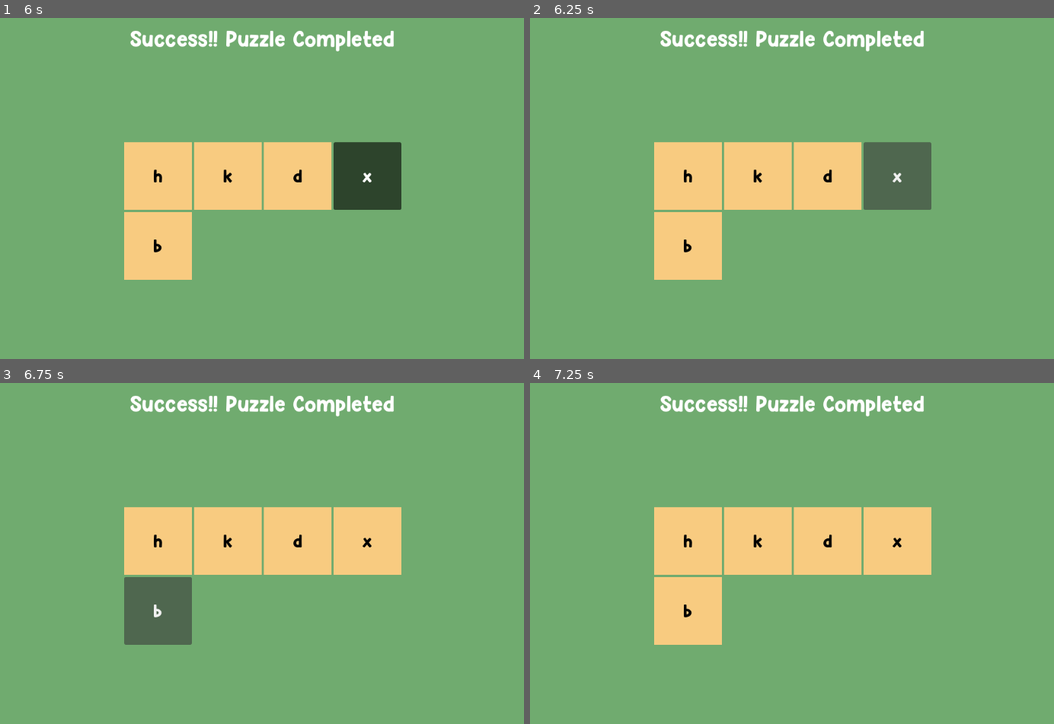
Above: before the commit, frames 1-4 (two rows, left to right).
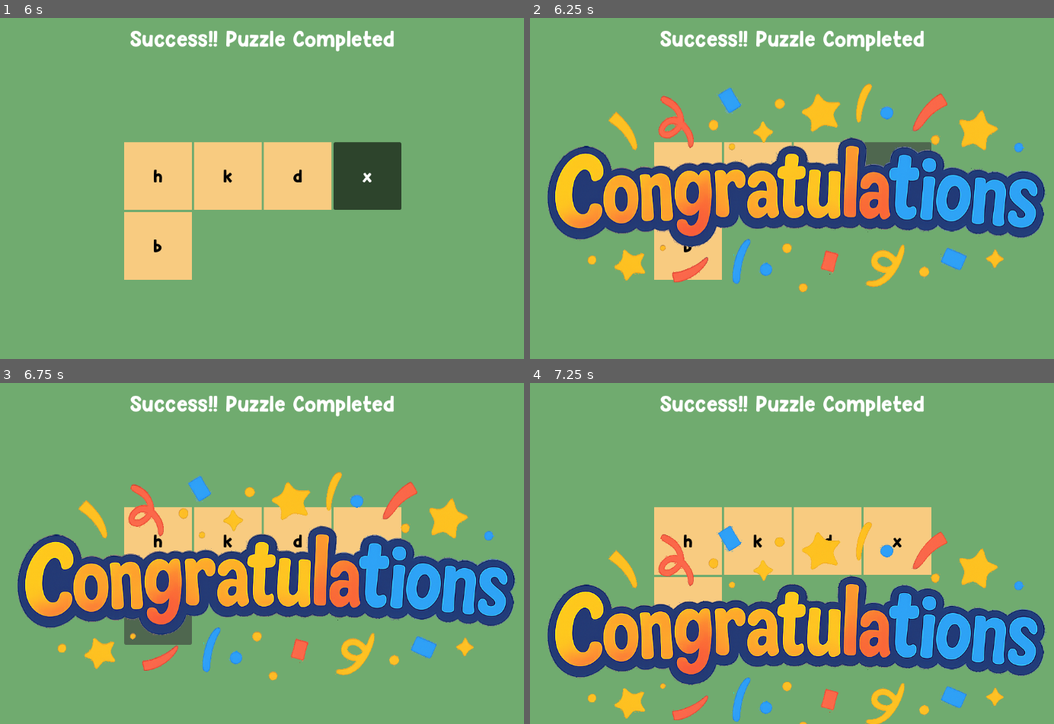
Above: after the commit, the same moments.

Repository: yvenspinto13/detective_q
Game: Godot game, scene res://scenes/LetterHuntScene.tscn
The game is run twice, just before and just after one commit, with the same random seed, the same clock (stepped at 60 frames per second) and the same inputs. This scene is started directly instead of the project's main scene.
Inputs (mouse positions are in pixels of both pictures, inside the frame that each line leads up to):
- Up to frame 1 (6 s): click "p" at 0.5 s; click "q" at 1.25 s; click "q" at 2 s; click "p" at 2.75 s; click "p" at 3.5 s; click "q" at 4.25 s; click "q" at 5 s; move the mouse to (398, 171) at 5.77 s; hold Right (ui_right) from 5.78 s (still down); click (398, 171) at 5.92 s
- Up to frame 2 (6.25 s): keep holding Right (ui_right)
- Up to frame 3 (6.75 s): release Right (ui_right) at 6.5 s; drag from (141, 570) to (230, 621) at 6.52 s
- Up to frame 4 (7.25 s): no input

Frame 1 is identical in both runs. In frame 2, 24% of the frame differs, in the area x 3-99%, y 19-81%; in frame 3, 24%; in frame 4, 24%.

Commit message:
fix: added congratulations

Diff:
--- /dev/null
+++ b/node_2d.tscn
@@ -0,0 +1,61 @@
+[gd_scene load_steps=11 format=3 uid="uid://cifphd8cg1xm6"]
+
+[ext_resource type="Texture2D" uid="uid://x0fbdjl6dwsa" path="res://assets/tiles/grass-tile.png" id="1_0e48y"]
+[ext_resource type="Texture2D" uid="uid://bg1g0jm76wgpl" path="res://assets/objects/lock-gate.png" id="1_epypp"]
+[ext_resource type="Script" uid="uid://dqx1xxautyunl" path="res://main.gd" id="1_kdubu"]
+[ext_resource type="Texture2D" uid="uid://blefc707rpeh6" path="res://assets/tiles/path-tile.png" id="2_epypp"]
+[ext_resource type="Texture2D" uid="uid://3rap63tn6kb1" path="res://assets/objects/detective.png" id="4_0hol4"]
+[ext_resource type="Script" uid="uid://bkjibyyx81xuk" path="res://detective_character_body_2d.gd" id="4_q6r6c"]
+
+[sub_resource type="TileSetAtlasSource" id="TileSetAtlasSource_0hol4"]
+resource_name = "gate"
+texture = ExtResource("1_epypp")
+texture_region_size = Vector2i(128, 128)
+0:0/0 = 0
+1:0/0 = 0
+0:1/0 = 0
+0:1/0/physics_layer_0/polygon_0/points = PackedVector2Array(45, -37, 45, 1, 64, 1, 64, -37)
+1:1/0 = 0
+1:1/0/physics_layer_0/polygon_0/points = PackedVector2Array(-64, -37, -64, 2, -43, 2, -43, -36)
+
+[sub_resource type="TileSetAtlasSource" id="TileSetAtlasSource_q6r6c"]
+texture = ExtResource("1_0e48y")
+texture_region_size = Vector2i(128, 128)
+0:0/0 = 0
+
+[sub_resource type="TileSetAtlasSource" id="TileSetAtlasSource_kdubu"]
+texture = ExtResource("2_epypp")
+texture_region_size = Vector2i(128, 128)
+0:0/0 = 0
+
+[sub_resource type="TileSet" id="TileSet_kdubu"]
+tile_size = Vector2i(128, 128)
+physics_layer_0/collision_layer = 1
+sources/7 = SubResource("TileSetAtlasSource_q6r6c")
+sources/8 = SubResource("TileSetAtlasSource_kdubu")
+sources/10 = SubResource("TileSetAtlasSource_0hol4")
+
+[node name="Node2D" type="Node2D"]
+script = ExtResource("1_kdubu")
+
+[node name="TileMap" type="TileMap" parent="."]
+tile_set = SubResource("TileSet_kdubu")
+collision_visibility_mode = 1
+format = 2
+layer_0/name = "ground"
+layer_0/tile_data = PackedInt32Array(131072, 8, 0, 131073, 8, 0, 131074, 8, 0, 131075, 8, 0, 131076, 8, 0, 196612, 8, 0, 262148, 8, 0, 65540, 8, 0, 4, 8, 0, 131077, 8, 0, 131078, 8, 0, 131079, 8, 0, 131080, 8, 0, 131081, 8, 0, 196608, 7, 0, 196609, 7, 0, 262145, 7, 0, 262144, 7, 0, 262146, 7, 0, 196610, 7, 0, 196611, 7, 0, 262147, 7, 0, 65536, 7, 0, 0, 7, 0, 1, 7, 0, 65537, 7, 0, 65538, 7, 0, 2, 7, 0, 3, 7, 0, 65539, 7, 0, 196613, 7, 0, 262149, 7, 0, 262150, 7, 0, 196614, 7, 0, 196615, 7, 0, 262151, 7, 0, 262152, 7, 0, 196616, 7, 0, 196617, 7, 0, 262153, 7, 0, 65545, 7, 0, 65544, 7, 0, 65542, 7, 0, 65541, 7, 0, 5, 7, 0, 6, 7, 0, 7, 7, 0, 65543, 7, 0, 8, 7, 0, 9, 7, 0)
+layer_1/name = "infra"
+layer_1/tile_data = PackedInt32Array(2, 10, 0, 65538, 10, 1, 3, 65546, 0, 65539, 65546, 1)
+
+[node name="CharacterBody2D" type="CharacterBody2D" parent="."]
+position = Vector2(-209, -866)
+collision_layer = 2
+script = ExtResource("4_q6r6c")
+metadata/_edit_group_ = true
+
+[node name="Sprite2D" type="Sprite2D" parent="CharacterBody2D"]
+position = Vector2(308, 1103)
+texture = ExtResource("4_0hol4")
+
+[node name="CollisionPolygon2D" type="CollisionPolygon2D" parent="CharacterBody2D"]
+polygon = PackedVector2Array(269, 992, 227, 1100, 232, 1172, 227, 1218, 353, 1222, 372, 1107, 388, 1062, 361, 1020, 305, 974)
--- /dev/null
+++ b/scenes/Congratulations.tscn
@@ -0,0 +1,10 @@
+[gd_scene load_steps=2 format=3 uid="uid://c8smskk8gku2b"]
+
+[ext_resource type="Texture2D" uid="uid://dds1b12jb7tk7" path="res://assets/Congratulations.png" id="1_jjwvr"]
+
+[node name="Congratulations" type="Node2D"]
+
+[node name="Sprite2D" type="Sprite2D" parent="."]
+position = Vector2(568, 315.25)
+scale = Vector2(1.19727, 0.989019)
+texture = ExtResource("1_jjwvr")
--- /dev/null
+++ b/scenes/LetterHuntScene.gd
@@ -0,0 +1,48 @@
+extends Node2D
+
+signal puzzle_completed(clue_id: String)
+
+@onready var letters_container = $LettersContainer
+@onready var feedback_label = $Feedback
+@onready var basket = $Basket
+
+# Game config
+var target_letter = "p"
+var distractor_letter = "q"
+var total_targets = 5
+var collected_targets = 0
+
+func _ready():
+	spawn_letters()
+	feedback_label.text = "Find all the '%s' letters!" % target_letter
+
+func spawn_letters():
+	letters_container.queue_free_children()  # clean old
+
+	var positions = [
+		Vector2(200, 200), Vector2(400, 250), Vector2(600, 300),
+		Vector2(300, 400), Vector2(500, 450), Vector2(700, 200)
+	]
+	positions.shuffle()
+
+	for i in range(total_targets + 3): # add some distractors
+		var letter = target_letter if i < total_targets else distractor_letter
+		var btn = Button.new()
+		btn.text = letter
+		btn.position = positions[i % positions.size()]
+		btn.pressed.connect(Callable(self, "_on_letter_pressed").bind(btn, letter))
+		letters_container.add_child(btn)
+
+func _on_letter_pressed(button: Button, letter: String):
+	if letter == target_letter:
+		button.disabled = true
+		button.modulate = Color(0,1,0)  # green
+		collected_targets += 1
+		feedback_label.text = "Great! Found %s/%s" % [collected_targets, total_targets]
+		if collected_targets == total_targets:
+			feedback_label.text = "✅ Puzzle solved!"
+			emit_signal("puzzle_completed", "signboard")  # clue points to treehouse
+	else:
+		feedback_label.text = "❌ Oops, that's a '%s' not a '%s'!" % [letter, target_letter]
+		button.modulate = Color(1,0,0)  # red
+		# play funny boing sound here
--- a/scenes/LetterHuntScene.tscn
+++ b/scenes/LetterHuntScene.tscn
@@ -30,6 +30,7 @@
 columns = 4
 
 [node name="PanelContainer" type="PanelContainer" parent="."]
+layout_mode = 0
 offset_left = -1.0
 offset_top = 2.0
 offset_right = 1151.0
@@ -47,6 +48,7 @@
 [node name="Background" type="Panel" parent="."]
 z_index = -2
 z_as_relative = false
+layout_mode = 0
 offset_right = 1153.0
 offset_bottom = 648.0
 mouse_filter = 2
--- /dev/null
+++ b/scenes/RhymeMatchScene.tscn
@@ -0,0 +1,3 @@
+[gd_scene format=3 uid="uid://b7b03pn8u7pdo"]
+
+[node name="RhymeMatchScene" type="Node2D"]
--- a/scenes/Success.tscn
+++ b/scenes/Success.tscn
@@ -1,28 +1,25 @@
-[gd_scene load_steps=4 format=3 uid="uid://0r7b1cjc025o"]
+[gd_scene load_steps=3 format=3 uid="uid://0r7b1cjc025o"]
 
-[ext_resource type="Script" uid="uid://dnhhvis4y77qd" path="res://scenes/success.gd" id="1_gtmim"]
-[ext_resource type="StyleBox" uid="uid://bq7bd3dvdhumt" path="res://scenes/Next.tres" id="3_glyff"]
 [ext_resource type="Texture2D" uid="uid://dds1b12jb7tk7" path="res://assets/Congratulations.png" id="3_rbb0j"]
 
+[sub_resource type="GDScript" id="GDScript_w1pau"]
+script/source = "extends Node2D
+
+@onready var next_button = $Sprite2D/Next  # adjust path
+
+func _ready():
+	if next_button:
+		next_button.pressed.connect(_on_next_pressed)
+
+func _on_next_pressed():
+	print(\"Next pressed, going to next question\")
+	get_tree().change_scene_to_file(\"res://node_2d.tscn\") # or another puzzle
+"
+
 [node name="Success" type="Node2D"]
-script = ExtResource("1_gtmim")
+script = SubResource("GDScript_w1pau")
 
 [node name="Sprite2D" type="Sprite2D" parent="."]
 position = Vector2(575, 328)
 scale = Vector2(1.15332, 1.00549)
 texture = ExtResource("3_rbb0j")
-
-[node name="Next" type="Button" parent="Sprite2D"]
-offset_left = -70.232
-offset_top = 173.05
-offset_right = 96.768
-offset_bottom = 275.05
-theme_override_font_sizes/font_size = 70
-theme_override_styles/focus = ExtResource("3_glyff")
-theme_override_styles/hover_pressed_mirrored = ExtResource("3_glyff")
-theme_override_styles/hover_pressed = ExtResource("3_glyff")
-theme_override_styles/hover_mirrored = ExtResource("3_glyff")
-theme_override_styles/hover = ExtResource("3_glyff")
-theme_override_styles/pressed = ExtResource("3_glyff")
-theme_override_styles/normal = ExtResource("3_glyff")
-text = "Next"
--- /dev/null
+++ b/scenes/effect.tscn
@@ -0,0 +1,19 @@
+[gd_scene load_steps=3 format=3 uid="uid://pqbx8qjpk2xl"]
+
+[ext_resource type="Script" path="res://effects/effect.gd" id="1_5m5dw"]
+[ext_resource type="Texture2D" uid="uid://bv46drdbbaeql" path="res://assets/Congrats.png" id="2_5m5dw"]
+
+[node name="Effect" type="Node2D"]
+script = ExtResource("1_5m5dw")
+
+[node name="Particles" type="CPUParticles2D" parent="."]
+emitting = false
+amount = 300
+texture = ExtResource("2_5m5dw")
+lifetime = 2.0
+one_shot = true
+explosiveness = 1.0
+emission_shape = 4
+emission_points = PackedVector2Array()
+emission_colors = PackedColorArray(0.890196, 0, 0, 1, 0.120337, 0.961629, 0.344431, 1, 0, 0, 1, 1, 0.961629, 0.912611, 0.164606, 1)
+gravity = Vector2(0, 200)
--- a/scenes/letter_hunt_scene.gd
+++ b/scenes/letter_hunt_scene.gd
@@ -26,6 +26,14 @@
 var _expected_counts: Dictionary = {}   # expected occurrences per target letter (from generated pool)
 var _collected_counts: Dictionary = {}  # counts collected so far per target letter
 var custom_font = preload("res://hey_comic/Hey Comic.ttf")
+
+func play_confetti():
+	var confetti = preload("res://scenes/effect.tscn").instantiate()
+	confetti.position = get_viewport().get_visible_rect().size / 2
+	add_child(confetti)
+	# Get the actual CPUParticles2D inside the scene
+	var particles = confetti.get_node("Particles")  # child node
+	particles.emitting = true
 
 func _ready() -> void:
 	randomize()
@@ -203,6 +211,8 @@
 	if has_node("CelebratePlayer"):
 		$CelebratePlayer.play("celebrate")
 	print("puzzle complete")
+	play_confetti()
+	await get_tree().create_timer(1.0).timeout
 	emit_signal("puzzle_completed", "signboard")
 
 # --- distractor builder (biased to confusing letters) ---
--- a/scenes/rhyme_puzzle_scene.gd
+++ b/scenes/rhyme_puzzle_scene.gd
@@ -12,6 +12,15 @@
 
 @onready var feedback_label = $PuzzleArea/PanelContainer/Feedback
 @onready var word_pairs_container = $WordPairs
+
+func play_confetti():
+	var confetti = preload("res://scenes/effect.tscn").instantiate()
+	confetti.position = get_viewport().get_visible_rect().size / 2
+	add_child(confetti)
+	# Get the actual CPUParticles2D inside the scene
+	var particles = confetti.get_node("Particles")  # child node
+	print("confetti callledddd..2.")
+	particles.emitting = true
 
 func _ready():
 	spawn_pairs()
@@ -53,4 +62,6 @@
 
 	if matched_pairs == pairs.size():
 		feedback_label.text = "All rhymes matched! Puzzle solved!"
+		play_confetti()
+		await get_tree().create_timer(1.0).timeout
 		emit_signal("puzzle_completed", "toy_box")
--- a/scenes/sound_match_control.gd
+++ b/scenes/sound_match_control.gd
@@ -24,6 +24,14 @@
 ]
 
 @onready var ref_player: AudioStreamPlayer = $RefPlayer
+
+func play_confetti():
+	var confetti = preload("res://scenes/effect.tscn").instantiate()
+	confetti.position = get_viewport().get_visible_rect().size / 2
+	add_child(confetti)
+	# Get the actual CPUParticles2D inside the scene
+	var particles = confetti.get_node("Particles")  # child node
+	particles.emitting = true
 
 func _ready() -> void:
 	# build UI and start the round
@@ -62,6 +70,7 @@
 		old_drop.border_width_bottom = 5
 		if isSuccess:
 			old_drop.border_color = Color(0, 1, 0)
+			play_confetti()
 			await get_tree().create_timer(1.0).timeout
 			emit_signal("puzzle_completed", "gate" )
 		else:
--- a/scenes/success.gd
+++ /dev/null
@@ -1,11 +0,0 @@
-extends Node2D
-
-@onready var next_button = $Sprite2D/Next  # adjust path
-
-func _ready():
-	if next_button:
-		next_button.pressed.connect(_on_next_pressed)
-
-func _on_next_pressed():
-	print("Next pressed, going to next question")
-	get_tree().change_scene_to_file("res://node_2d.tscn") # or another puzzle
--- a/scenes/word_build_scene.gd
+++ b/scenes/word_build_scene.gd
@@ -9,6 +9,14 @@
 var selected_letter : String = ""
 var selected_button : Button = null
 const CORRECT_WORD := "CAT"
+
+func play_confetti():
+	var confetti = preload("res://scenes/effect.tscn").instantiate()
+	confetti.position = get_viewport().get_visible_rect().size / 2
+	add_child(confetti)
+	# Get the actual CPUParticles2D inside the scene
+	var particles = confetti.get_node("Particles")  # child node
+	particles.emitting = true
 
 func _ready() -> void:
 	# connect letter buttons and slot buttons dynamically
@@ -51,6 +59,9 @@
 	if word.length() == CORRECT_WORD.length():
 		if word == CORRECT_WORD:
 			print("✅ Puzzle solved!")
+			play_confetti()
+			await get_tree().create_timer(1.0).timeout
+			get_tree().change_scene_to_file("res://scenes/Success.tscn")
 			emit_signal("puzzle_completed", "tree_house")  # success path
 		else:
 			print("❌ Wrong word! Resetting...")
Not shown: 1 places in MainScene.tscn that only renumber resources
Binary file added: assets/Congrats.png
Not shown, added: assets/Congrats.png.import
Not shown, added: scenes/LetterHuntScene.gd.uid
Not shown: 1 places in scenes/LetterHuntScene.tscn that only renumber resources
Not shown: 1 places in scenes/Next.tres that only renumber resources
Not shown: 1 places in scenes/PuzzlePiece.tscn that only renumber resources
Not shown: 1 places in scenes/WordBuildScene.tscn that only renumber resources
Not shown, removed: scenes/success.gd.uid
